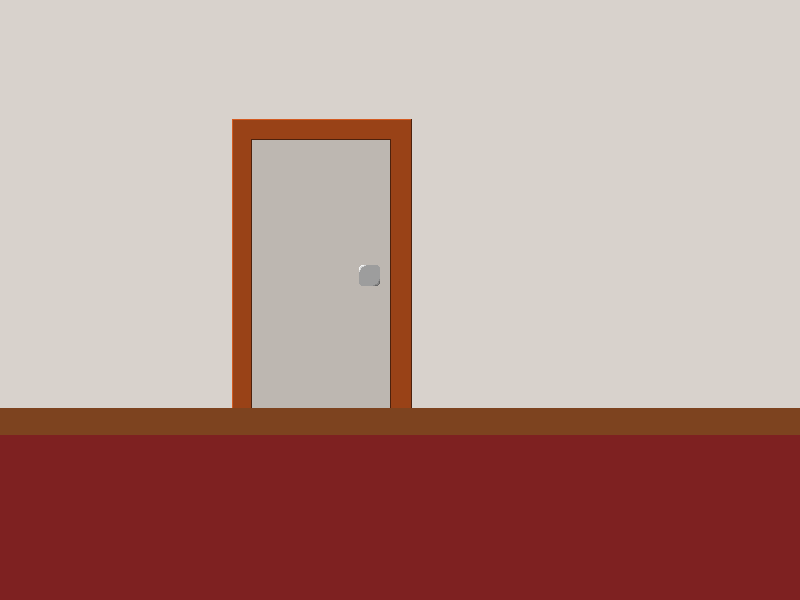
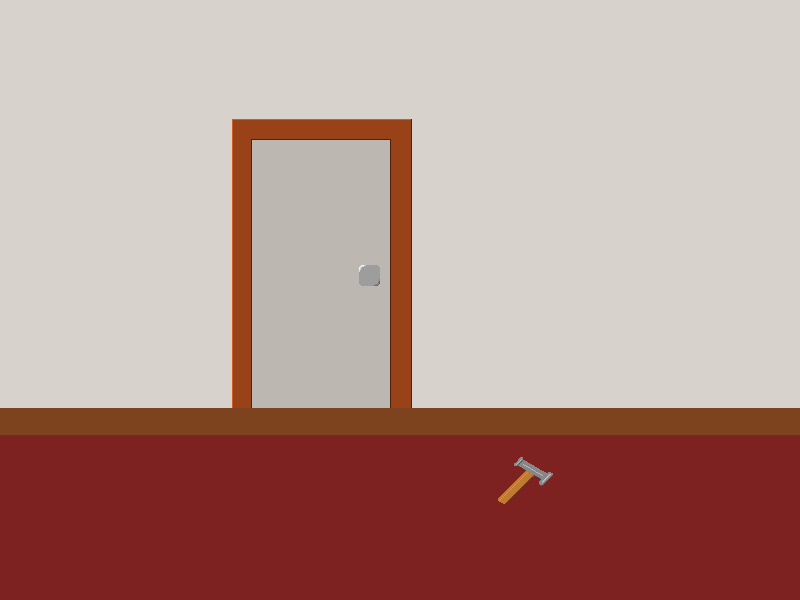
Revision of a layered 800×600 image; what changed, layer by layer:
added layer "Hammer" above "Doorway open dark" over 498, 457, 553, 504
